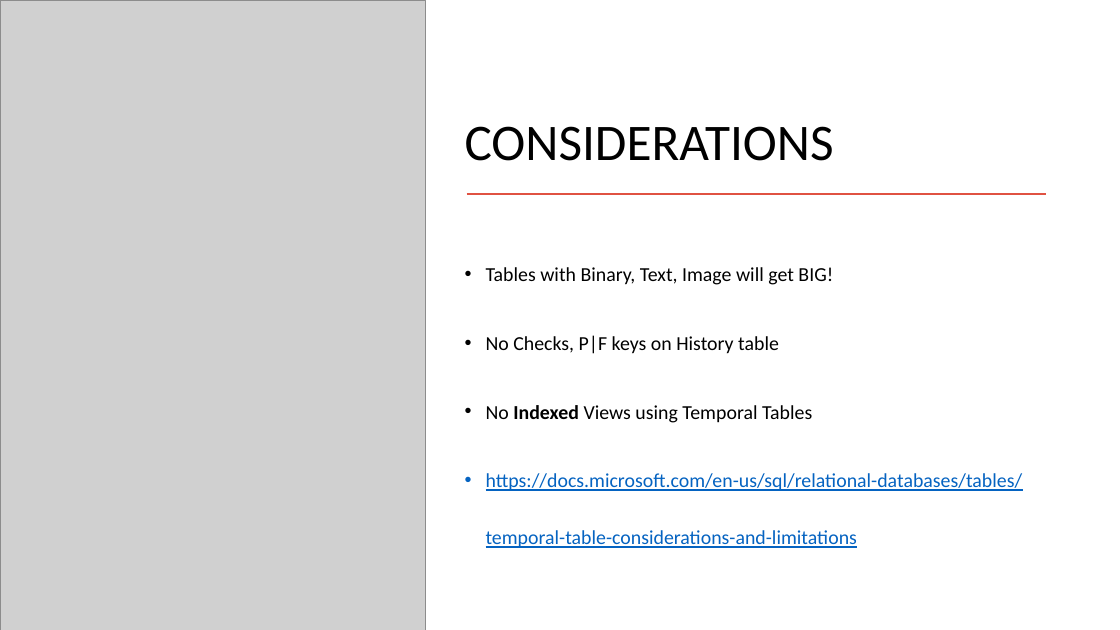
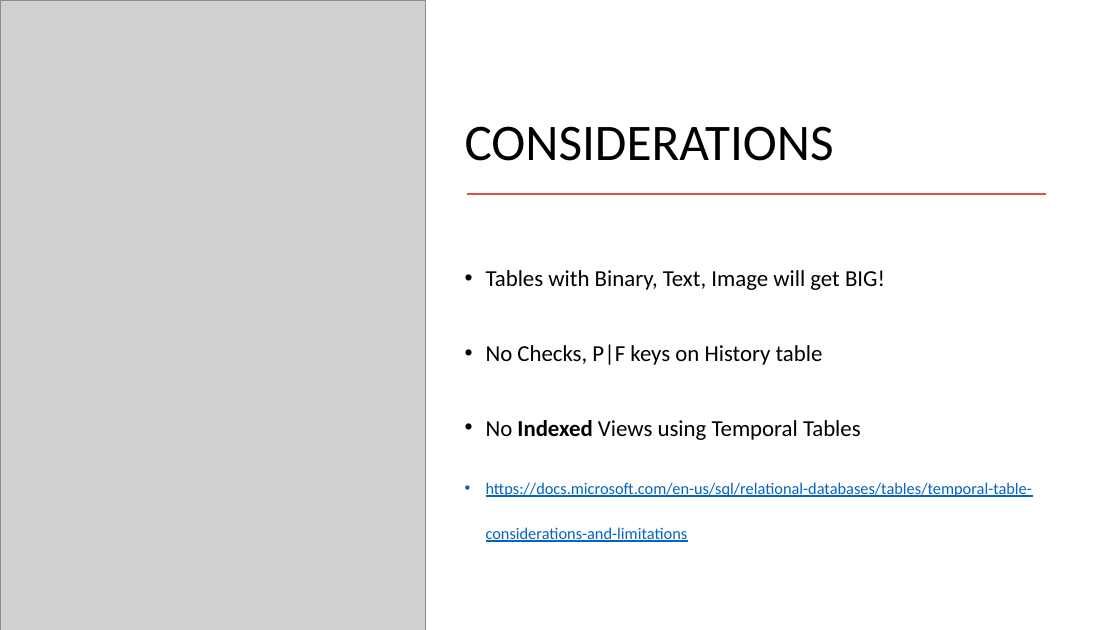
Before and after one commit to JoelGallagher/TimeTravelWithSqlServer, a slide deck: slide 37 of TimeTravelWithSQLServer.pptx (slide 34 before the commit). Drawn at 1120x630 pixels with LibreOffice and Linux fonts; fonts in the diff are those of the drawing; grey boxes stand for pictures. Boxes give left, top, right and bottom in pixels: in the first picture for what was removed or moved away, otherwise in the second. Text is boxed around its words. In the diff, an @@ line names an element or a change of style, - is before the commit and + after.

```diff
--- a/TimeTravelWithSQLServer.pptx
+++ b/TimeTravelWithSQLServer.pptx
@@ text "Tables with Binary, Text, Image ..." at <box>486,270,1032,542</box>: size 17 to 19.6 pt in "Tables with Binary, Text, Image will get ...", "No Checks, P|F keys on History table", "No Indexed Views using Temporal Tables"; size 17 to 14 pt in "https://docs.microsoft.com/en-us/sql/relational-databases/ta ..."; line spacing 2.4 to 2.3 @@
```
Also in this commit, not shown: 15 other slides changed, 4 slides added, 2 slides removed.
